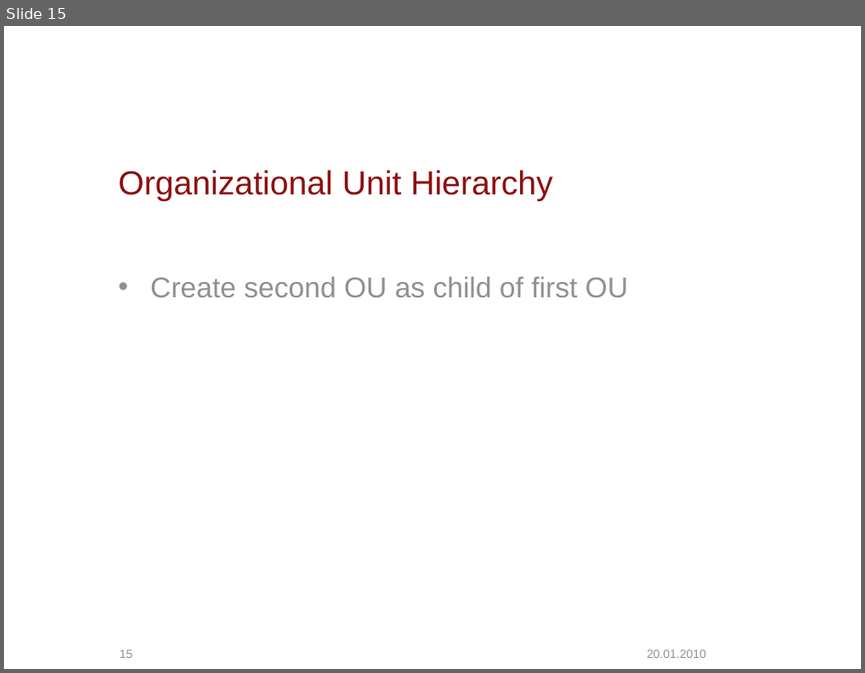
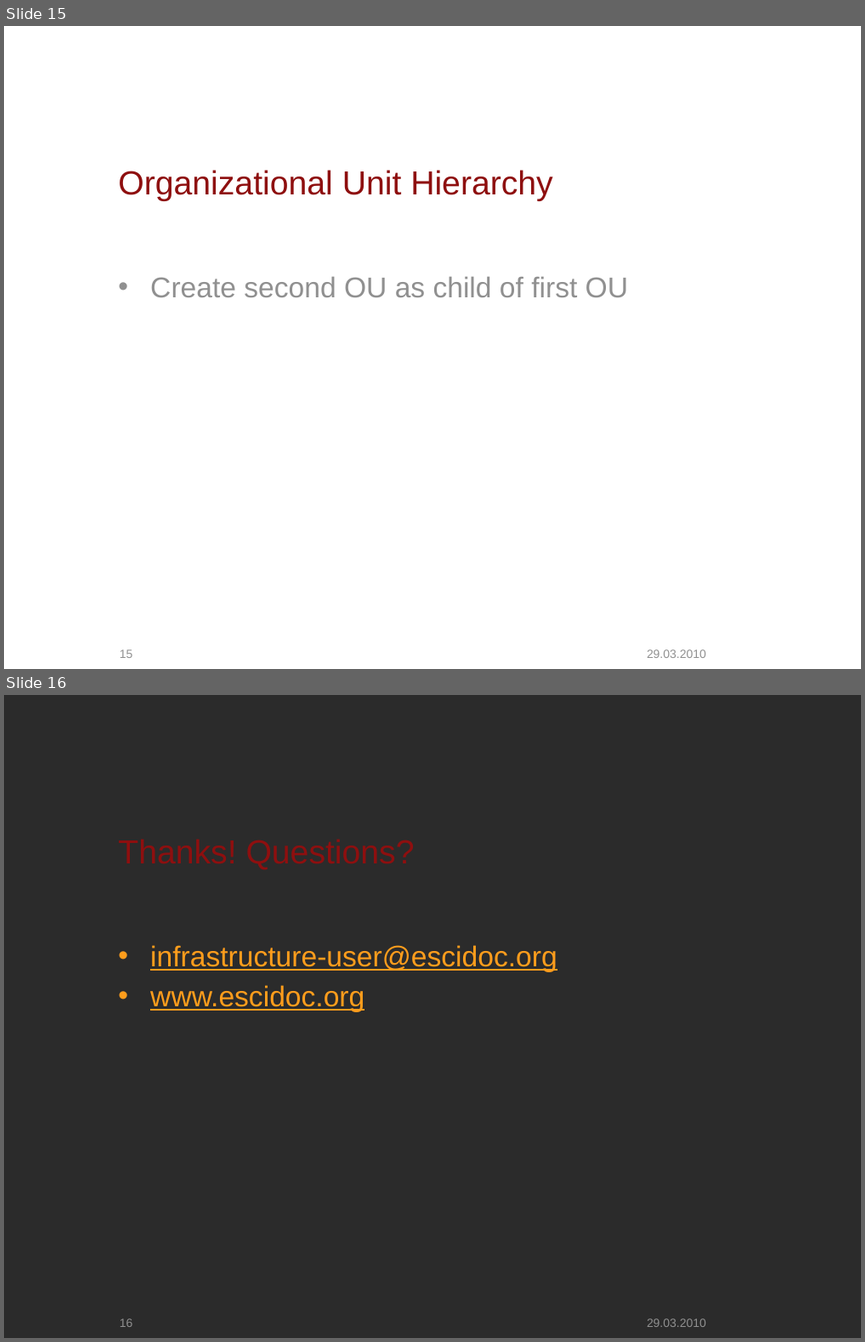
Before and after one commit to escidoc/escidoc-examples-old, a slide deck: doc/presentation.pptx. Shown one above the other, each under a label of ours: slide 15 before the commit, slides 15 and 16 after it. The pictures are 865x673 and 865x1342 pixels, drawn with LibreOffice and Linux fonts; fonts in the diff are those of the drawing; background and template pictures are left out; a plain dark background stands for a picture behind light text. Boxes give left, top, right and bottom in pixels: in the first picture for what was removed or moved away, otherwise in the second. Text is boxed around its words. In the diff, an @@ line names an element or a change of style, - is before the commit and + after.

```diff
--- a/doc/presentation.pptx
+++ b/doc/presentation.pptx
@@ slide 16 added at (4, 695, 861, 1338), background picture (left out); not listed: 2 template elements that a slide beside it also shows @@
@@ title added at (118, 830, 803, 902), 28 pt, text #8E0F0F @@
+Thanks! Questions?
@@ text added at (150, 945, 557, 1012), 24 pt, text #FF9D1C, underline @@
+• infrastructure-user@escidoc.org
+• www.escidoc.org
@@ slide 15 changed as well @@
@@ text at (647, 649, 706, 658): text changed @@
-20.01.2010
+29.03.2010
```
Also in this commit, not shown: 14 other slides changed.
